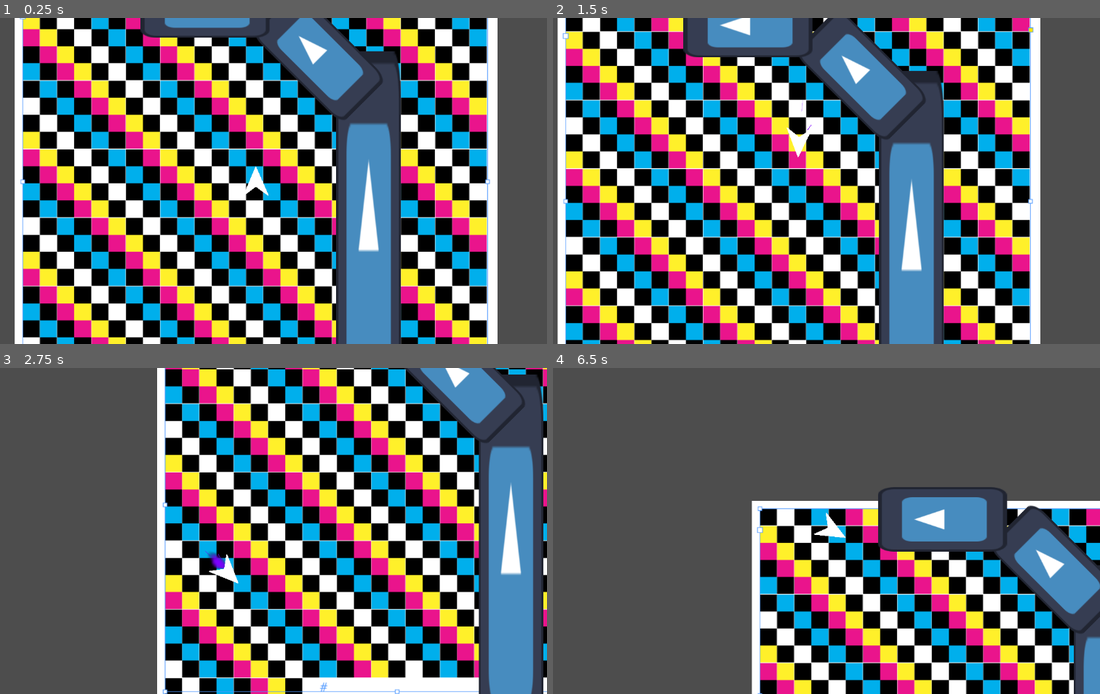
Above: before the commit, frames 1-4 (two rows, left to right).
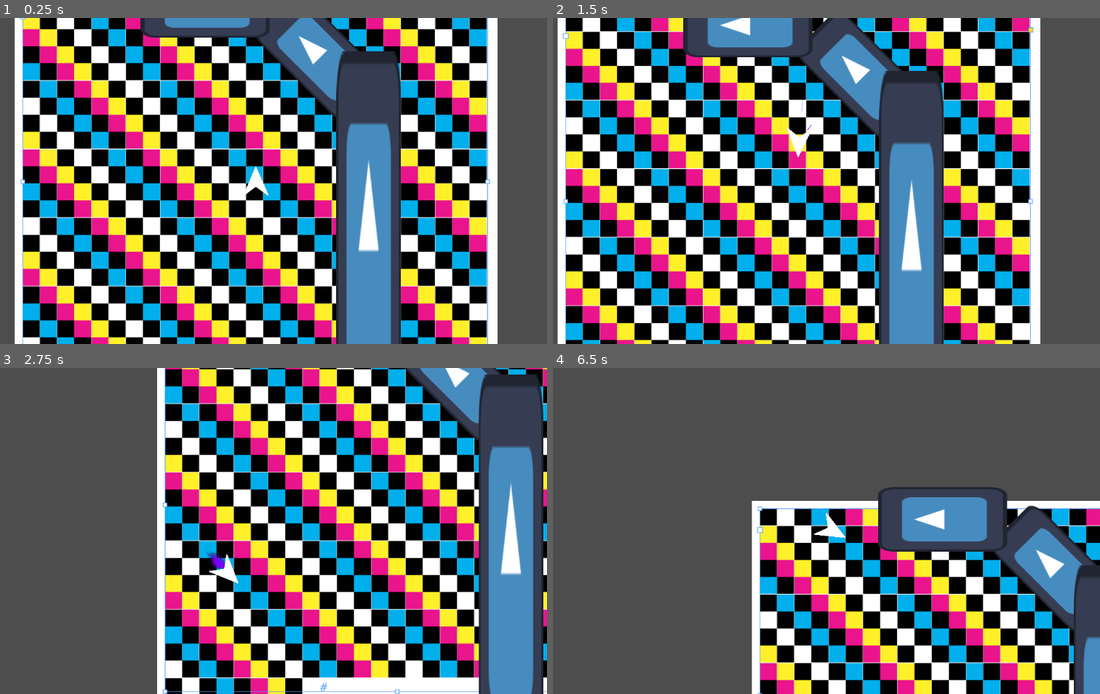
Above: after the commit, the same moments.

Repository: ParadoxArcher/Angle_Advantage
Game: Godot game, scene res://Scenes/GameScene.tscn
The game is run twice, just before and just after one commit, with the same random seed, the same clock (stepped at 60 frames per second) and the same inputs. The engine's default icon, where the game draws it, is replaced by a stand-in: a white triangle on a blue panel in a dark square.
Inputs:
- Up to frame 1 (0.25 s): no input
- Up to frame 2 (1.5 s): tap Enter at 0.5 s; hold D (RotateRight) 0.53-1.28 s; hold W (Boost) 0.53-1.28 s; hold S (Back) from 1.28 s (still down); tap Space (Dodge) at 1.35 s
- Up to frame 3 (2.75 s): release S (Back) at 2.03 s; hold D (RotateRight) from 2.03 s (still down); hold W (Boost) from 2.03 s (still down)
- Up to frame 4 (6.5 s): release W (Boost) at 2.78 s; tap Space (Dodge) at 2.85, 4.35, 5.85 s; release D (RotateRight) at 3.53 s; hold W (Boost) 3.53-4.28 s; hold A (RotateLeft) 3.53-5.03 s; hold S (Back) 5.03-5.78 s; hold W (Boost) 5.03-5.78 s; hold D (RotateRight) from 5.78 s (still down)

The runs differ from the first frame. In frame 1, 0.7% of the frame differs, in the area x 61-70%, y 10-32%; in frame 2, 0.7%; in frame 3, 0.6%; in frame 4, 0.6%.

Commit message:
vault backup: 2025-03-19 15:08:52

Diff:
--- a/zProject Files/Godot/Scenes/BoostDetection.gd
+++ b/zProject Files/Godot/Scenes/BoostDetection.gd
@@ -8,8 +8,8 @@
 
 
 func _on_body_shape_entered(body_rid, body, body_shape_index, local_shape_index):
-	var BodyCollider = shape_find_owner(local_shape_index)
-	print(str(BodyCollider))
+	var BodyCollider = shape_find_owner(body_shape_index)
+	print(str(body_shape_index) + ", " + str(BodyCollider))
 	if body != Bodies[0]:
 		Bodies.append(body)
 
--- /dev/null
+++ b/zProject Files/Godot/Scenes/GameManager.gd
@@ -0,0 +1,11 @@
+extends Node2D
+
+
+# Called when the node enters the scene tree for the first time.
+func _ready():
+	pass # Replace with function body.
+
+
+# Called every frame. 'delta' is the elapsed time since the previous frame.
+func _process(delta):
+	pass
--- /dev/null
+++ b/zProject Files/Godot/Scenes/GameScene.gd
@@ -0,0 +1,11 @@
+extends Node2D
+
+
+# Called when the node enters the scene tree for the first time.
+func _ready():
+	pass # Replace with function body.
+
+
+# Called every frame. 'delta' is the elapsed time since the previous frame.
+func _process(delta):
+	pass
--- a/zProject Files/Godot/Scenes/GameScene.tscn
+++ b/zProject Files/Godot/Scenes/GameScene.tscn
@@ -36,6 +36,7 @@
 shape = SubResource("RectangleShape2D_2rgot")
 
 [node name="Sprite2D" type="Sprite2D" parent="StaticBody2D"]
+z_index = 1
 scale = Vector2(2, 4)
 texture = ExtResource("3_s4jx2")
 
Not shown, changed: .obsidian/workspace.json
